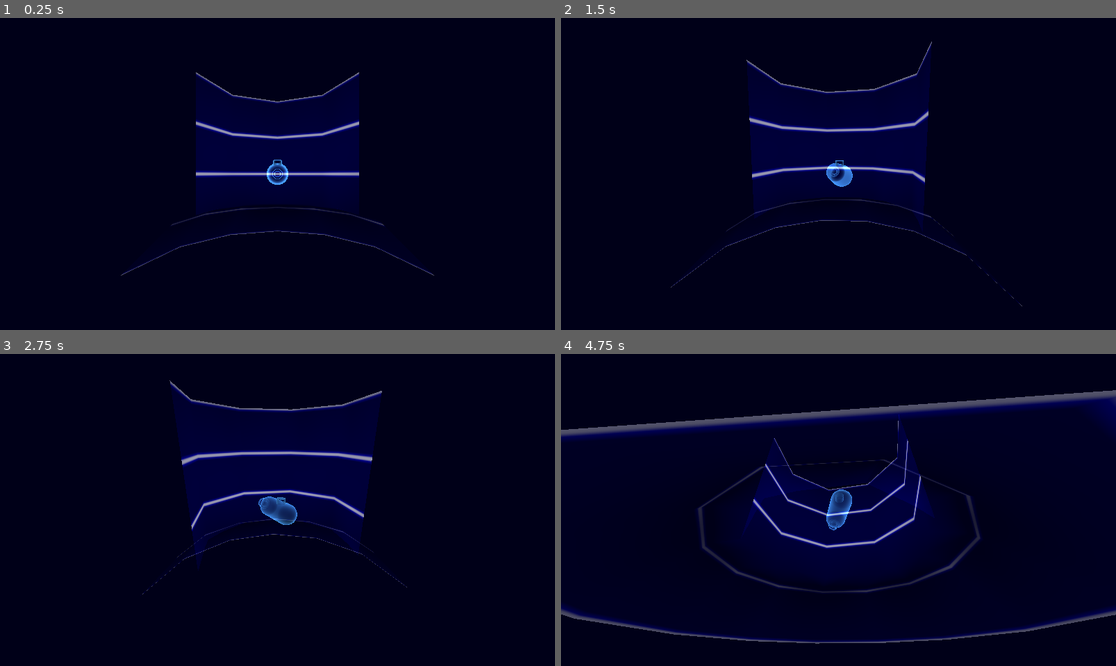
Above: before the commit, frames 1-4 (two rows, left to right).
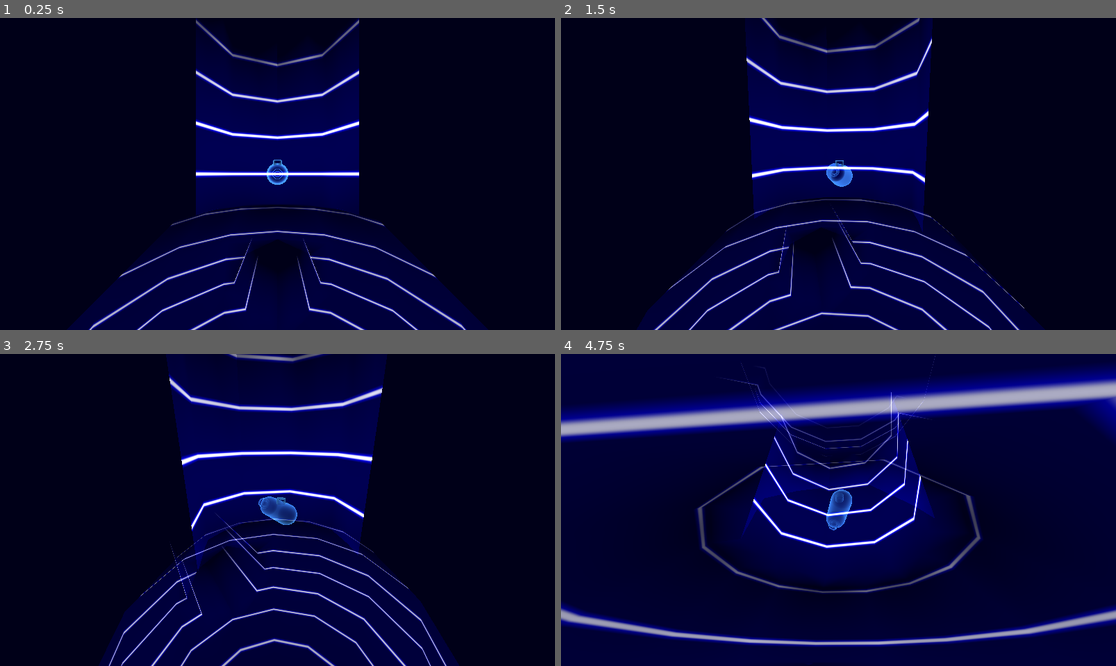
Above: after the commit, the same moments.

Repository: squirrelsoftcompany/LD57
Game: Godot game, scene res://Scenes/test_scene.tscn
Same seed, same stepped clock (60 frames per second), same inputs: the game is played once before the commit and once after it.
Inputs (mouse positions are in pixels of both pictures, inside the frame that each line leads up to):
- Up to frame 1 (0.25 s): no input
- Up to frame 2 (1.5 s): tap Enter at 0.5 s; move the mouse to (960, 158) at 0.52 s; hold Shift (mi_switch) 0.53-1.25 s; click (960, 158) at 0.67 s; tap Space at 1.25 s; drag from (727, 189) to (810, 236) at 1.27 s
- Up to frame 3 (2.75 s): tap Enter at 2 s; move the mouse to (333, 441) at 2.02 s; hold Shift (mi_switch) from 2.03 s (still down); click (333, 441) at 2.17 s
- Up to frame 4 (4.75 s): release Shift (mi_switch) at 2.75 s; tap Space at 2.75, 4.25 s; drag from (810, 572) to (672, 463) at 2.77 s; tap Enter at 3.5 s; move the mouse to (1005, 556) at 3.52 s; hold Shift (mi_switch) 3.53-4.25 s; click (1005, 556) at 3.67 s; drag from (672, 463) to (755, 432) at 4.27 s

The runs differ from the first frame. In frame 1, 22% of the frame differs, in the area x 12-88%, y 0-100%; in frame 2, 24%; in frame 3, 28%; in frame 4, 43%, in the area x 0-100%, y 0-100%.

Commit message:
truesight for tests and sonar improvement

Diff:
--- a/Material/Shader/sonar_return.tres
+++ b/Material/Shader/sonar_return.tres
@@ -97,8 +97,16 @@
 default_input_values = [0, false, 1, Vector3(1, 1, 1), 2, Vector3(0, 0, 0)]
 op_type = 4
 
+[sub_resource type="VisualShaderNodeBooleanParameter" id="VisualShaderNodeBooleanParameter_ut7om"]
+parameter_name = "true_sight"
+qualifier = 1
+
 [sub_resource type="VisualShaderNodeCompare" id="VisualShaderNodeCompare_aqq68"]
 function = 2
+
+[sub_resource type="VisualShaderNodeSwitch" id="VisualShaderNodeSwitch_ut7om"]
+default_input_values = [0, false, 1, true, 2, false]
+op_type = 6
 
 [sub_resource type="VisualShaderNodeSwitch" id="VisualShaderNodeSwitch_c3mea"]
 default_input_values = [0, false, 1, true, 2, false]
@@ -122,6 +130,7 @@
 varying float var_sdf_altitude_lines;
 varying vec3 var_cam_dir_world;
 
+global uniform bool true_sight;
 global uniform vec2 sonar_layer = vec2(5.000000, -5.000000);
 uniform vec4 Color : source_color;
 uniform float line_width;
@@ -131,6 +140,10 @@
 
 
 void fragment() {
+// BooleanParameter:49
+	bool n_out49p0 = true_sight;
+
+
 // Input:8
 	mat4 n_out8p0 = INV_VIEW_MATRIX;
 
@@ -168,6 +181,16 @@
 	}
 
 
+	bool n_out50p0;
+// Switch:50
+	bool n_in50p1 = true;
+	if (n_out49p0) {
+		n_out50p0 = n_in50p1;
+	} else {
+		n_out50p0 = n_out6p0;
+	}
+
+
 // ColorParameter:29
 	vec4 n_out29p0 = Color;
 
@@ -279,7 +302,7 @@
 	vec3 n_out48p0;
 // Switch:48
 	vec3 n_in48p2 = vec3(0.00000, 0.00000, 0.00000);
-	n_out48p0 = mix(n_in48p2, n_out37p0, float(n_out6p0));
+	n_out48p0 = mix(n_in48p2, n_out37p0, float(n_out50p0));
 
 
 // Output:0
@@ -290,7 +313,7 @@
 	var_cam_dir_world = vec3(0.0);
 }
 "
-graph_offset = Vector2(-1201.7, -531.701)
+graph_offset = Vector2(-1257.97, -319.227)
 modes/blend = 1
 modes/specular = 1
 varyings/sdf_altitude_lines = "1,0"
@@ -350,7 +373,7 @@
 nodes/fragment/42/node = SubResource("VisualShaderNodeTransformVecMult_aqq68")
 nodes/fragment/42/position = Vector2(-2080, -180)
 nodes/fragment/43/node = SubResource("VisualShaderNodeInput_c3mea")
-nodes/fragment/43/position = Vector2(-2340, -120)
+nodes/fragment/43/position = Vector2(-2380, -160)
 nodes/fragment/44/node = SubResource("VisualShaderNodeFloatFunc_b63um")
 nodes/fragment/44/position = Vector2(-1240, -240)
 nodes/fragment/45/node = SubResource("VisualShaderNodeFloatFunc_cfrv2")
@@ -360,5 +383,9 @@
 nodes/fragment/47/node = SubResource("VisualShaderNodeFloatParameter_baeor")
 nodes/fragment/47/position = Vector2(-1500, -440)
 nodes/fragment/48/node = SubResource("VisualShaderNodeSwitch_w4ojk")
-nodes/fragment/48/position = Vector2(80, 220)
-nodes/fragment/connections = PackedInt32Array(3, 1, 4, 1, 3, 2, 5, 1, 4, 0, 6, 0, 5, 0, 6, 1, 8, 0, 9, 0, 7, 0, 9, 1, 9, 2, 4, 0, 9, 2, 5, 0, 12, 0, 13, 1, 14, 0, 15, 0, 13, 0, 16, 0, 16, 0, 14, 0, 18, 0, 12, 0, 18, 0, 13, 0, 19, 0, 18, 1, 15, 0, 21, 2, 27, 0, 21, 0, 32, 0, 33, 1, 21, 0, 33, 0, 29, 0, 36, 0, 36, 0, 37, 0, 33, 0, 38, 2, 38, 0, 36, 2, 33, 0, 37, 1, 9, 2, 39, 0, 39, 0, 18, 0, 40, 0, 41, 1, 42, 0, 41, 0, 43, 0, 42, 0, 44, 0, 22, 1, 22, 0, 27, 0, 41, 0, 45, 0, 45, 0, 46, 0, 46, 0, 44, 0, 47, 0, 22, 0, 6, 0, 48, 0, 37, 0, 48, 1, 48, 0, 0, 0)
+nodes/fragment/48/position = Vector2(60, 220)
+nodes/fragment/49/node = SubResource("VisualShaderNodeBooleanParameter_ut7om")
+nodes/fragment/49/position = Vector2(-860, 260)
+nodes/fragment/50/node = SubResource("VisualShaderNodeSwitch_ut7om")
+nodes/fragment/50/position = Vector2(-471.99, 356.717)
+nodes/fragment/connections = PackedInt32Array(3, 1, 4, 1, 3, 2, 5, 1, 4, 0, 6, 0, 5, 0, 6, 1, 8, 0, 9, 0, 7, 0, 9, 1, 9, 2, 4, 0, 9, 2, 5, 0, 12, 0, 13, 1, 14, 0, 15, 0, 13, 0, 16, 0, 16, 0, 14, 0, 18, 0, 12, 0, 18, 0, 13, 0, 19, 0, 18, 1, 15, 0, 21, 2, 27, 0, 21, 0, 32, 0, 33, 1, 21, 0, 33, 0, 29, 0, 36, 0, 36, 0, 37, 0, 33, 0, 38, 2, 38, 0, 36, 2, 33, 0, 37, 1, 9, 2, 39, 0, 39, 0, 18, 0, 40, 0, 41, 1, 42, 0, 41, 0, 43, 0, 42, 0, 44, 0, 22, 1, 22, 0, 27, 0, 41, 0, 45, 0, 45, 0, 46, 0, 46, 0, 44, 0, 47, 0, 22, 0, 37, 0, 48, 1, 48, 0, 0, 0, 50, 0, 48, 0, 49, 0, 50, 0, 6, 0, 50, 2)
--- a/Material/sonar_return.tres
+++ b/Material/sonar_return.tres
@@ -7,4 +7,4 @@
 shader = ExtResource("1_xedsn")
 shader_parameter/Color = Color(0.0392157, 0.0392157, 1, 1)
 shader_parameter/line_width = 0.25
-shader_parameter/minimum = 0.236
+shader_parameter/minimum = 0.2
--- a/Scenes/submarine.tscn
+++ b/Scenes/submarine.tscn
@@ -53,9 +53,10 @@
 mesh = SubResource("CylinderMesh_74qfh")
 
 [node name="OmniLight3D" type="OmniLight3D" parent="."]
+light_energy = 2.0
 shadow_enabled = true
 omni_range = 50.0
-omni_attenuation = 0.5
+omni_attenuation = 0.2
 
 [node name="Area3D" type="Area3D" parent="."]
 script = ExtResource("2_74qfh")
--- a/project.godot
+++ b/project.godot
@@ -68,3 +68,7 @@
 "type": "float",
 "value": 5.0
 }
+true_sight={
+"type": "bool",
+"value": true
+}
Not shown: 1 places in Material/Shader/sonar_return.tres that only renumber resources
Not shown: 1 places in Scenes/sonar_test.tscn that only renumber resources
